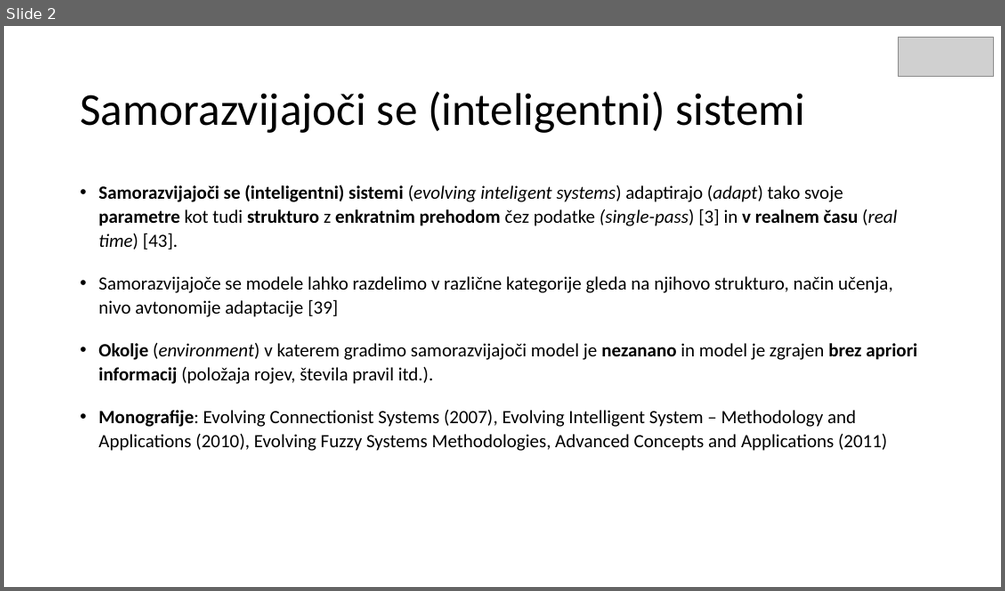
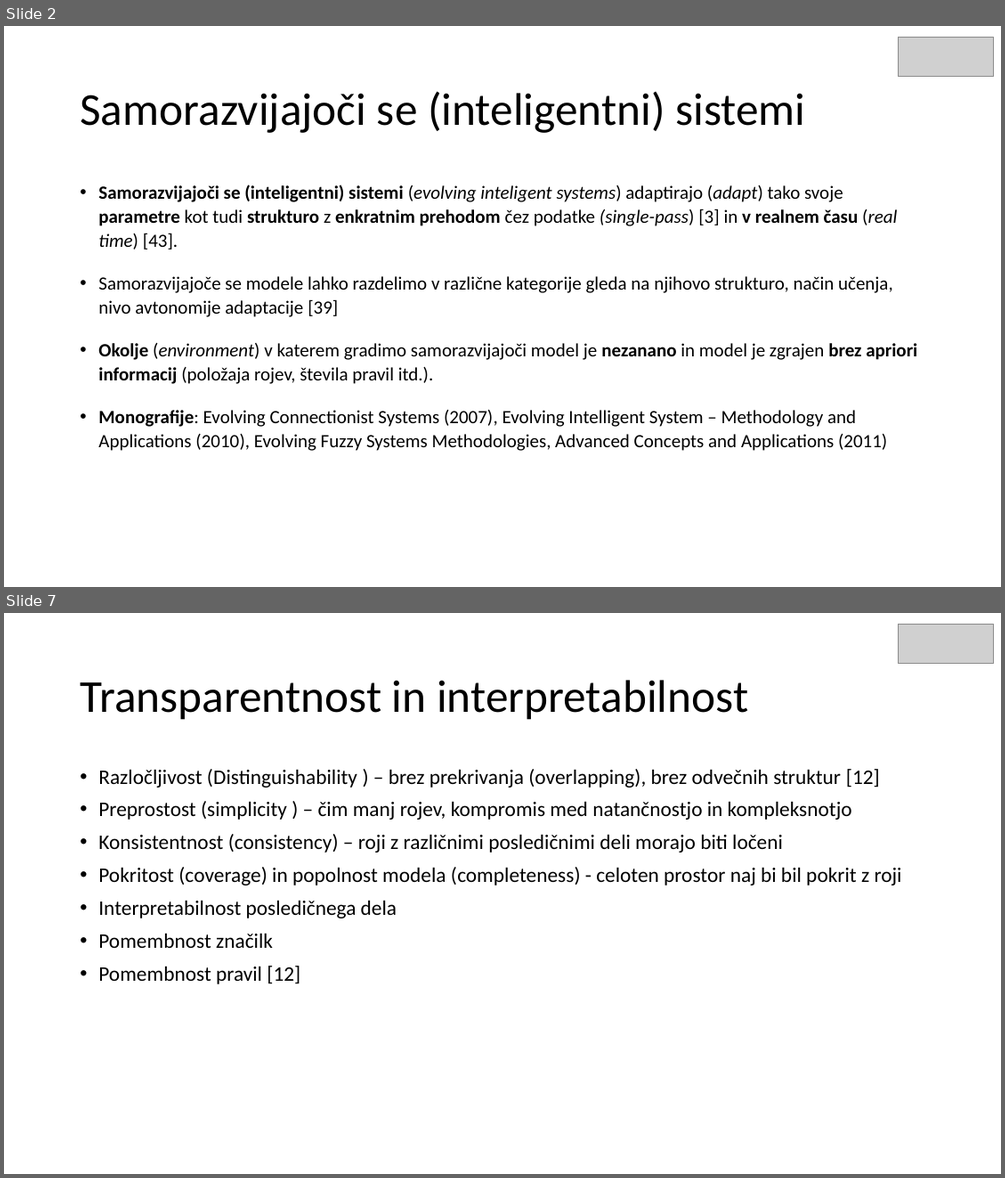
Before and after one commit to mihaozbot/Seminarska-1, a slide deck: Samo razvijajoci se sistemi_v2.pptx. Shown one above the other, each under a label of ours: slide 2 before the commit, slides 2 and 7 after it; the slides between them are not shown. The pictures are 1005x591 and 1005x1178 pixels, drawn with LibreOffice and Linux fonts; fonts in the diff are those of the drawing; grey boxes stand for pictures. Boxes give left, top, right and bottom in pixels: in the first picture for what was removed or moved away, otherwise in the second. Text is boxed around its words. In the diff, an @@ line names an element or a change of style, - is before the commit and + after.

```diff
--- a/Samo razvijajoci se sistemi_v2.pptx
+++ b/Samo razvijajoci se sistemi_v2.pptx
@@ slide 7 added at (x1=4, y1=613, x2=1001, y2=1174), background #FFFFFF @@
@@ picture added at (x1=898, y1=624, x2=994, y2=663) @@
@@ title added at (x1=80, y1=680, x2=748, y2=720), 44 pt, text #000000 @@
+Transparentnost in interpretabilnost
@@ text added at (x1=98, y1=769, x2=902, y2=984), 20 pt, text #000000 @@
+• Razločljivost (Distinguishability ) – brez prekrivanja (overlapping), brez odvečnih struktur [12]
+• Preprostost (simplicity ) – čim manj rojev, kompromis med natančnostjo in kompleksnotjo
+• Konsistentnost (consistency) – roji z različnimi posledičnimi deli morajo biti ločeni
+• Pokritost (coverage) in popolnost modela (completeness) - celoten prostor naj bi bil pokrit z roji
+• Interpretabilnost posledičnega dela
+• Pomembnost značilk
+• Pomembnost pravil [12]
```
Also in this commit, not shown: 3 slides changed, 11 other slides added, 1 slide removed, 5 other files.
